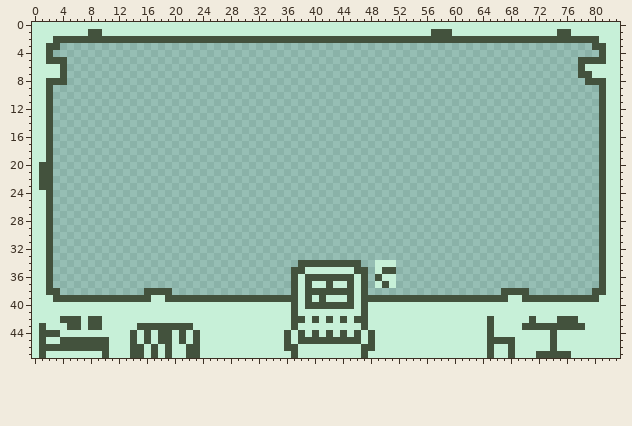
Pixel-art file -- assets/sprites/frame.aseprite. The picture above was drawn from the file before the commit.
84x48 pixels, 1 frame.
The result:
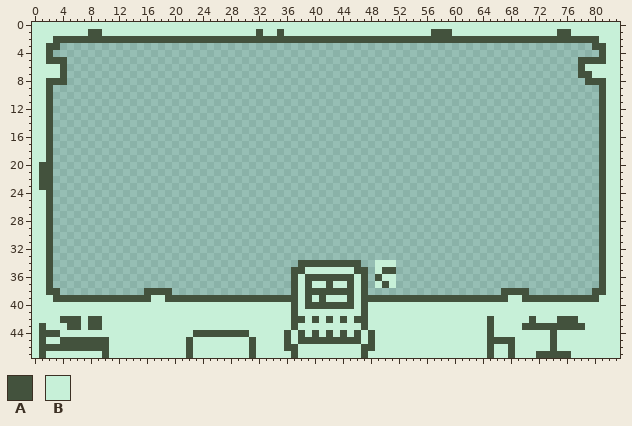
Palette (. is transparent): A #43523d  B #c7f0d8
From old to new:
{"where": "layer \"Furniture\""}
{"y":1,"x":32,"old":"B","new":"A"}
{"y":1,"x":35,"old":"B","new":"A"}
{"y":43,"x":15,"old":"AAAAAAAA","new":"BBBBBBBB"}
{"y":44,"x":14,"old":"A","new":"B"}
{"y":44,"x":16,"old":"A","new":"B"}
{"y":44,"x":18,"old":"AA","new":"BB"}
{"y":44,"x":21,"old":"A","new":"B"}
{"y":44,"x":24,"old":"BBBBBBB","new":"AAAAAAA"}
{"y":45,"x":14,"old":"A","new":"B"}
{"y":45,"x":16,"old":"A","new":"B"}
{"y":45,"x":18,"old":"AA","new":"BB"}
{"y":45,"x":21,"old":"ABA","new":"BAB"}
{"y":45,"x":31,"old":"B","new":"A"}
{"y":46,"x":14,"old":"AA","new":"BB"}
{"y":46,"x":17,"old":"A","new":"B"}
{"y":46,"x":19,"old":"A","new":"B"}
{"y":46,"x":23,"old":"A","new":"B"}
{"y":46,"x":31,"old":"B","new":"A"}
{"y":47,"x":14,"old":"AA","new":"BB"}
{"y":47,"x":17,"old":"A","new":"B"}
{"y":47,"x":19,"old":"A","new":"B"}
{"y":47,"x":23,"old":"A","new":"B"}
{"y":47,"x":31,"old":"B","new":"A"}
{"label":"changed","picture_box":[256,29,284,36]}
{"label":"changed","picture_box":[130,323,256,358]}
